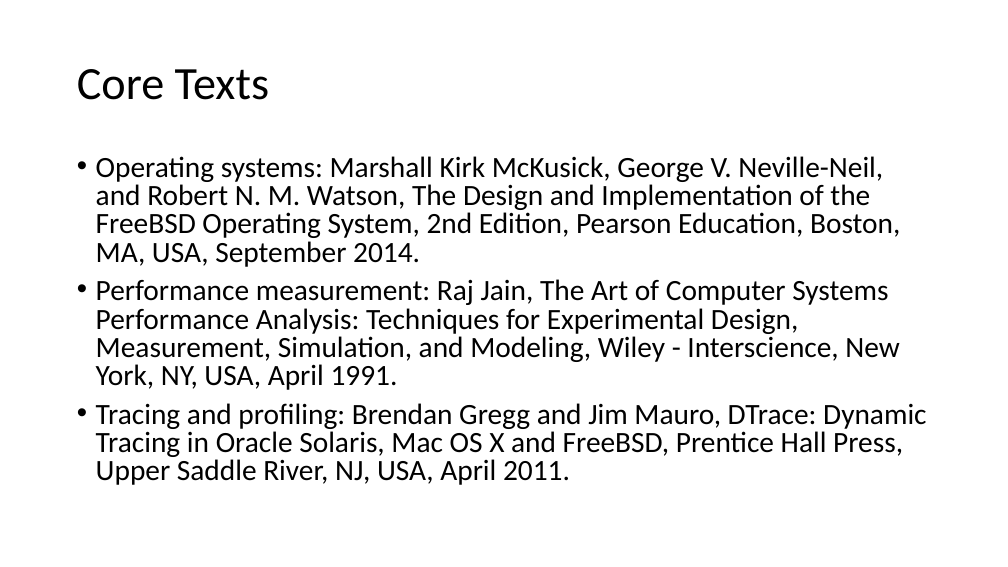
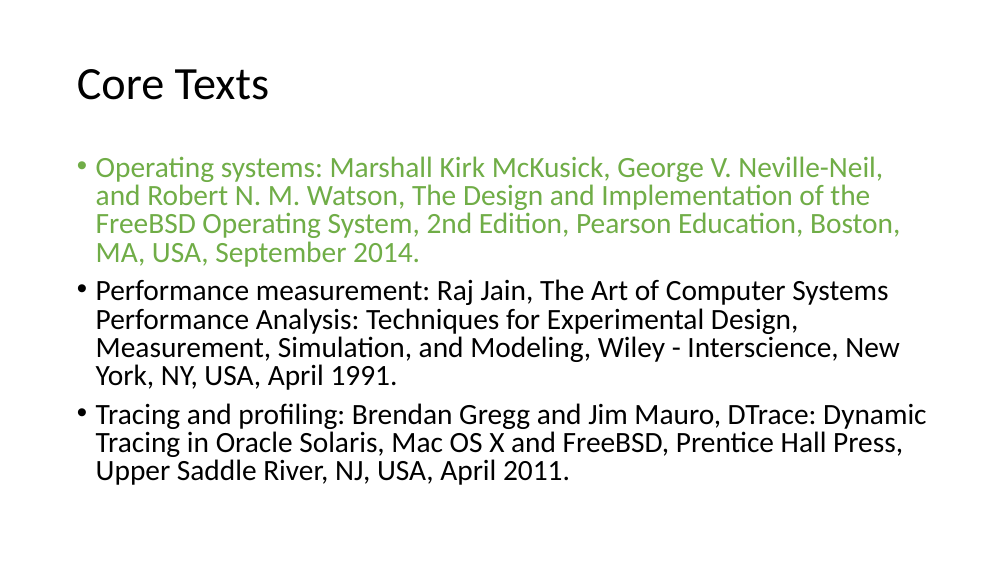
Before and after one commit to teachbsd/course, a slide deck: slide 6 of teaching_with_freebsd.pptx (slide 7 before the commit). Drawn at 1008x567 pixels with LibreOffice and Linux fonts; fonts in the diff are those of the drawing. Boxes give left, top, right and bottom in pixels: in the first picture for what was removed or moved away, otherwise in the second. Text is boxed around its words. In the diff, an @@ line names an element or a change of style, - is before the commit and + after.

```diff
--- a/teaching_with_freebsd.pptx
+++ b/teaching_with_freebsd.pptx
@@ text at [96,156,900,267]: text colour #000000 to #70AD47 in "Operating systems: Marshall Kirk McKusick, George V. ..." @@
```
Also in this commit, not shown: 5 other slides changed, 7 slides added.
